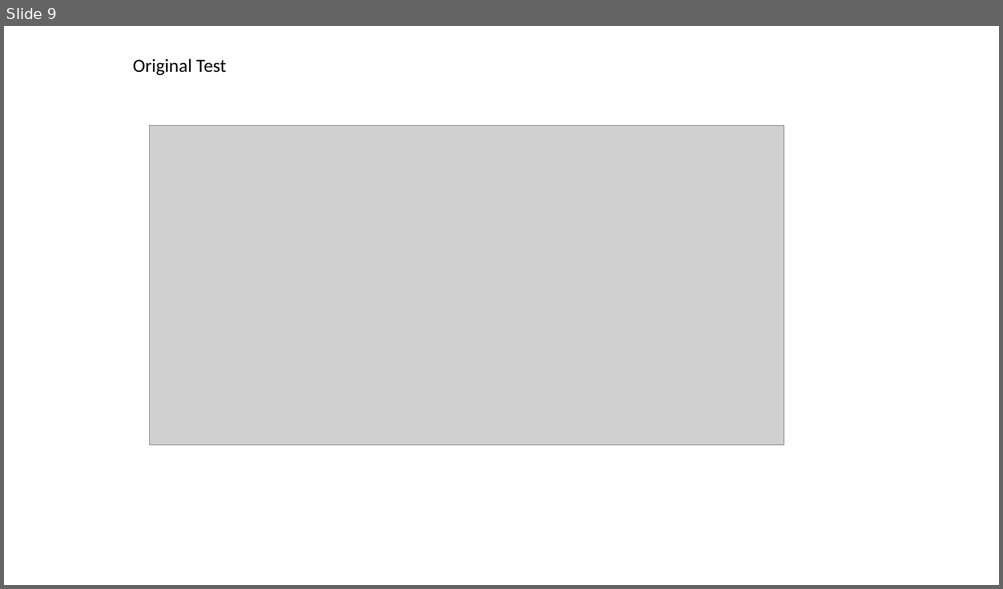
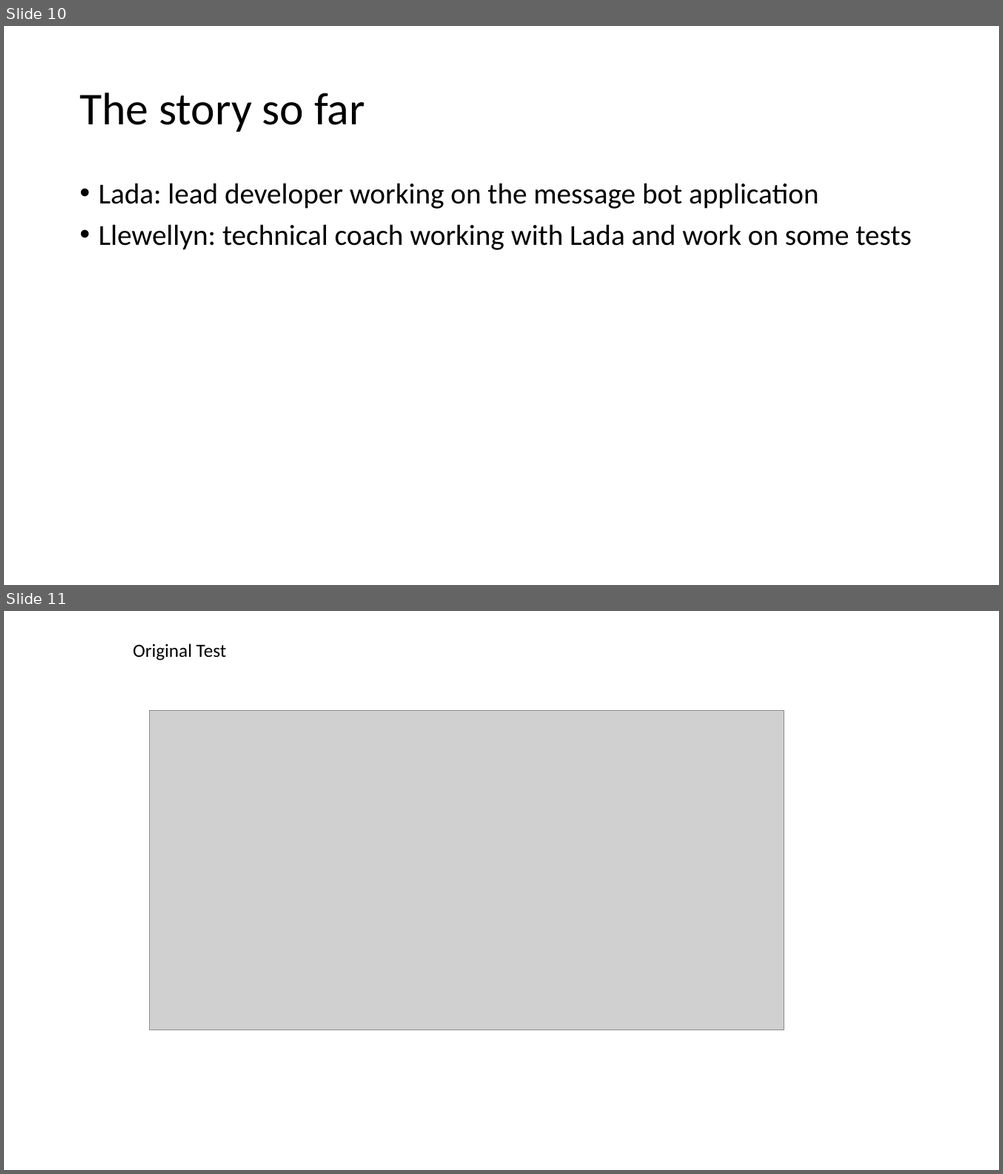
Before and after one commit to LearnWithLlew/TestingBetterWithApprovals.Slides, a slide deck: slides/Testing Better with Approvals.pptx. Shown one above the other, each under a label of ours: slide 9 before the commit, slides 10 and 11 after it. The pictures are 1003x589 and 1003x1174 pixels, drawn with LibreOffice and Linux fonts; fonts in the diff are those of the drawing; grey boxes stand for pictures. Boxes give left, top, right and bottom in pixels: in the first picture for what was removed or moved away, otherwise in the second. Text is boxed around its words. In the diff, an @@ line names an element or a change of style, - is before the commit and + after.

Commit message:
Updated slides

```diff
--- a/slides/Testing Better with Approvals.pptx
+++ b/slides/Testing Better with Approvals.pptx
@@ slide 10 added at bbox=[4, 26, 999, 585], background #FFFFFF @@
@@ title added at bbox=[79, 93, 365, 132], 44 pt, text #000000 @@
+The story so far
@@ text added at bbox=[99, 183, 911, 250], 28 pt, text #000000 @@
+• Lada: lead developer working on the message bot application
+• Llewellyn: technical coach working with Lada and work on some tests
@@ what was slide 9 is now slide 11 @@
```
Also in this commit, not shown: 8 slides changed, 1 other slide added.
